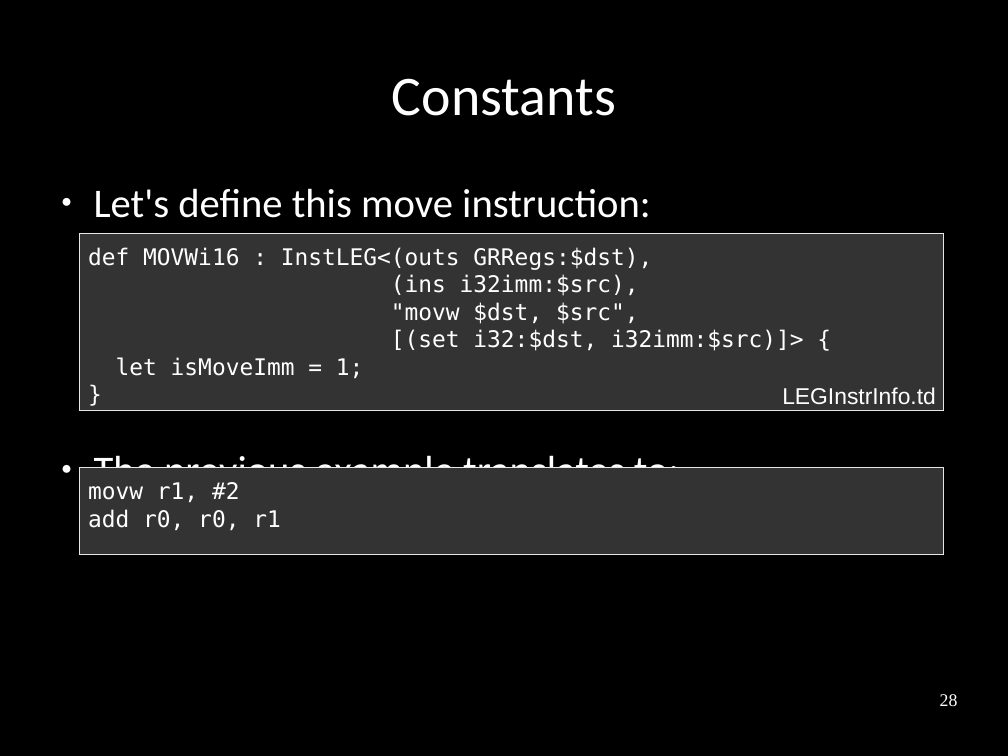
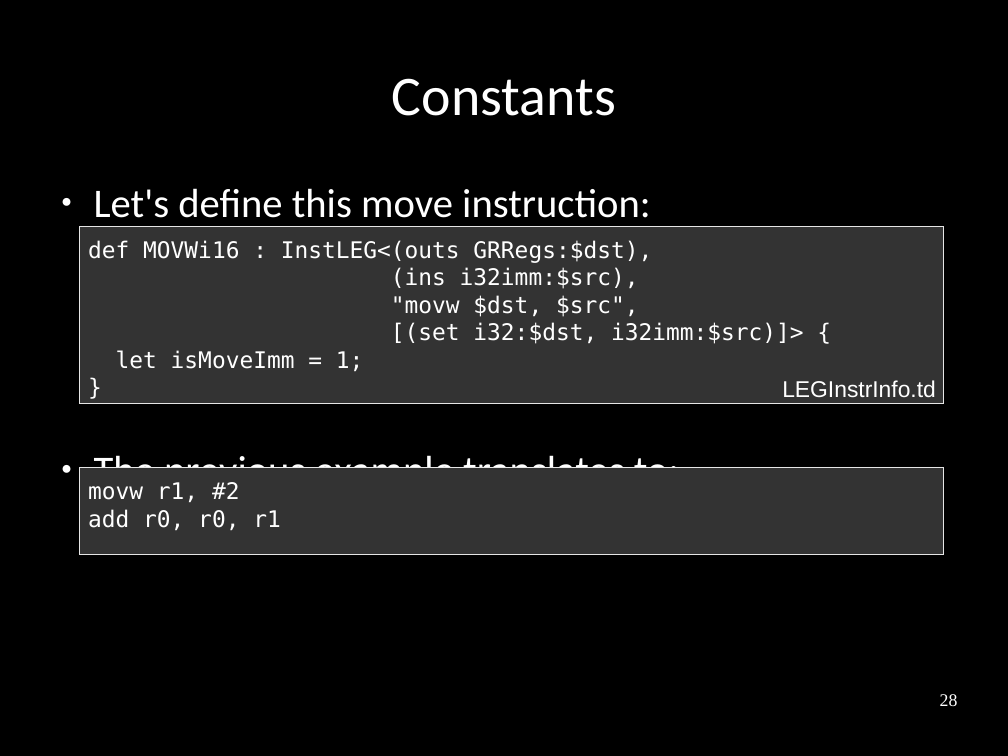
Before and after one commit to frasercrmck/llvm-leg, a slide deck: slide 28 of docs/Codeplay/Slides.odp. Drawn at 1008x756 pixels with LibreOffice and Linux fonts; fonts in the diff are those of the drawing. Boxes give left, top, right and bottom in pixels: in the first picture for what was removed or moved away, otherwise in the second. Text is boxed around its words. In the diff, an @@ line names an element or a change of style, - is before the commit and + after.

Commit message:
Fix layout.

```diff
--- a/docs/Codeplay/Slides.odp
+++ b/docs/Codeplay/Slides.odp
@@ rectangle "def MOVWi16 : InstLEG<(outs GRRegs:$dst),": place and size @@
-rectangle "def MOVWi16 : InstLEG<(outs GRRegs:$dst)," at [80,233,944,411]
+rectangle "def MOVWi16 : InstLEG<(outs GRRegs:$dst)," at [80,227,944,404]
@@ text "LEGInstrInfo.td": place and size @@
-text "LEGInstrInfo.td" at [782,387,936,405]
+text "LEGInstrInfo.td" at [782,380,936,398]
```
Also in this commit, not shown: 24 other slides changed.
